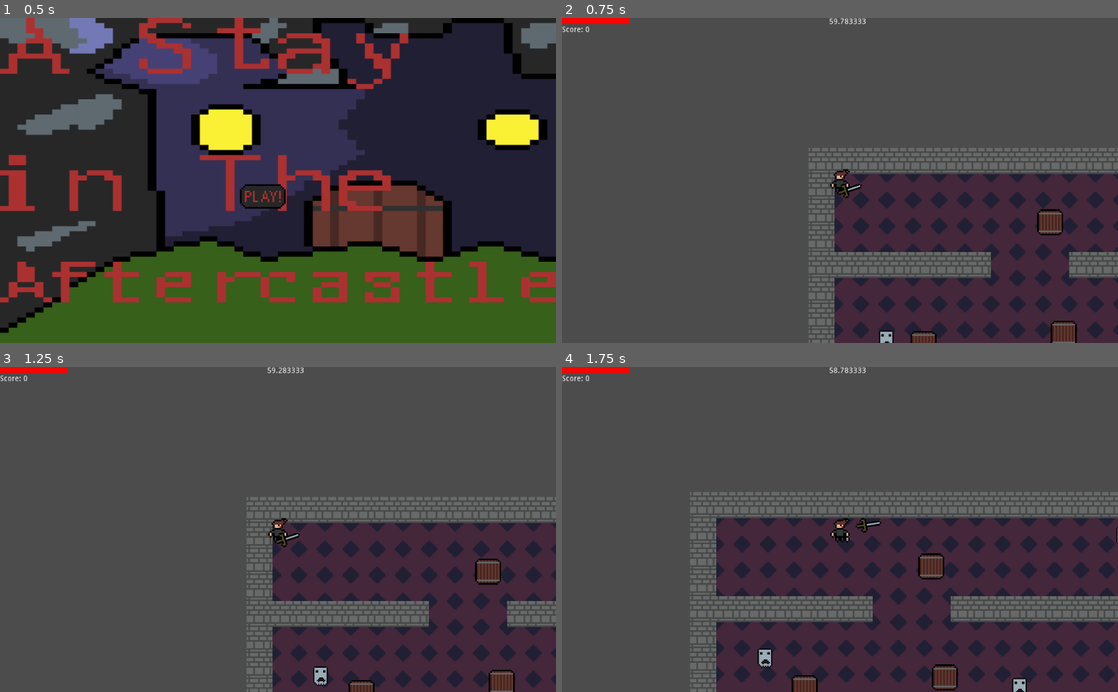
Above: before the commit, frames 1-4 (two rows, left to right).
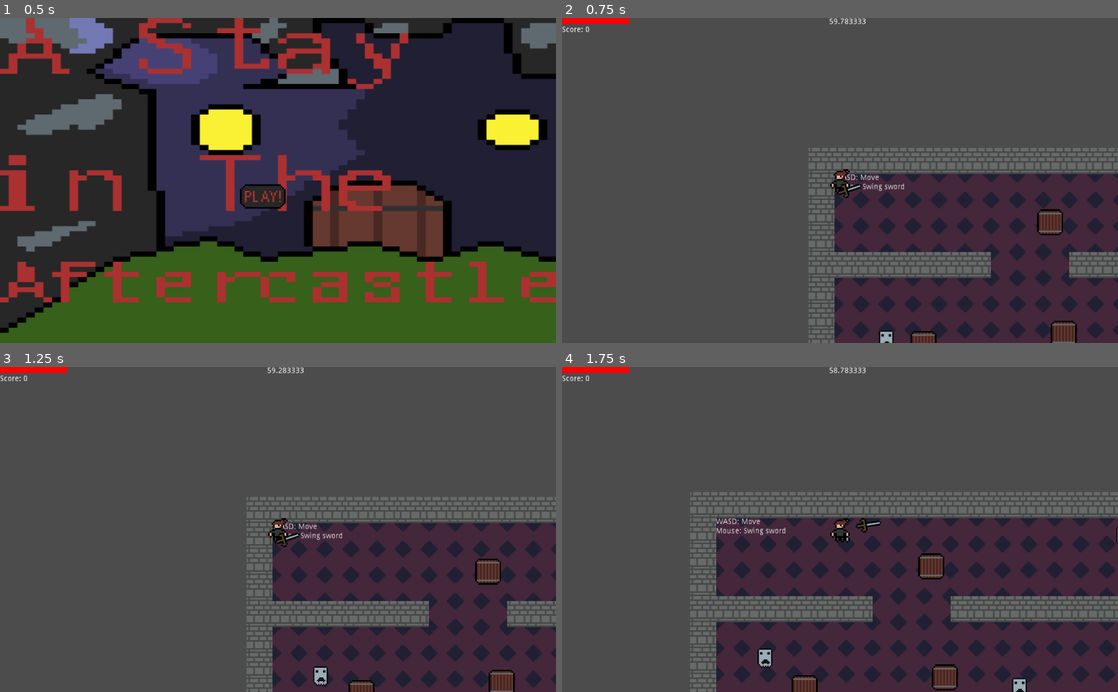
Above: after the commit, the same moments.

Repository: Terminal-Goblin-Games/A-Stay-In-The-AfterCastle
Game: Godot game, scene res://Scenes/Main.tscn
Same seed, same stepped clock (60 frames per second), same inputs: the game is played once before the commit and once after it.
Inputs (mouse positions are in pixels of both pictures, inside the frame that each line leads up to):
- Up to frame 1 (0.5 s): no input
- Up to frame 2 (0.75 s): click (840, 196) at 0.5 s
- Up to frame 3 (1.25 s): no input
- Up to frame 4 (1.75 s): move the mouse to (962, 513) at 1.27 s; hold D (right) from 1.28 s (still down); tap F (attack) at 1.35 s

Frame 1 is identical in both runs. In frame 2, 0.1% of the frame differs, in the area x 49-62%, y 48-54%; in frame 3, 0.1%; in frame 4, 0.2%, in the area x 27-41%, y 46-52%.
Error before the commit: Invalid get index 'global_position' (on base: 'null instance'). (res://Scripts/Player.gd:253)

Commit message:
Added 8 direction movement, and added tutorial labels on each level

Diff:
--- a/Scenes/Level1.tscn
+++ b/Scenes/Level1.tscn
@@ -12,6 +12,17 @@
 cell_size = Vector2( 48, 48 )
 format = 1
 tile_data = PoolIntArray( -65538, 0, 0, -65537, 0, 0, -131072, 0, 0, -131071, 0, 0, -131070, 0, 0, -131069, 0, 0, -1310 …(8687 unchanged characters)…
+
+[node name="Label" type="Label" parent="TileMap"]
+margin_left = -44.3515
+margin_top = -43.9747
+margin_right = 84.6485
+margin_bottom = -12.9747
+text = "WASD: Move
+Mouse: Swing sword"
+__meta__ = {
+"_edit_use_anchors_": true
+}
 
 [node name="Player" parent="." instance=ExtResource( 3 )]
 position = Vector2( -21.2536, 20.982 )
--- a/Scenes/Level2.tscn
+++ b/Scenes/Level2.tscn
@@ -11,6 +11,17 @@
 cell_size = Vector2( 48, 48 )
 format = 1
 tile_data = PoolIntArray( 0, 0, 0, 1, 0, 0, 2, 0, 0, 3, 0, 0, 4, 0, 0, 5, 0, 0, 6, 0, 0, 7, 0, 0, 8, 0, 0, 9, 0, 0, 10, …(4496 unchanged characters)…
+
+[node name="Label" type="Label" parent="TileMap"]
+margin_left = 48.4296
+margin_top = 47.7662
+margin_right = 177.43
+margin_bottom = 78.7662
+text = "WASD: Move
+Mouse: Swing sword"
+__meta__ = {
+"_edit_use_anchors_": false
+}
 
 [node name="Player" parent="." instance=ExtResource( 3 )]
 position = Vector2( 84.3974, 98.4153 )
--- a/Scenes/Level3.tscn
+++ b/Scenes/Level3.tscn
@@ -11,6 +11,17 @@
 cell_size = Vector2( 48, 48 )
 format = 1
 tile_data = PoolIntArray( 0, 0, 0, 1, 0, 0, 2, 0, 0, 3, 0, 0, 4, 0, 0, 5, 0, 0, 6, 0, 0, 7, 0, 0, 8, 0, 0, 9, 0, 0, 10, …(6252 unchanged characters)…
+
+[node name="Label" type="Label" parent="TileMap"]
+margin_left = 229.41
+margin_top = 148.108
+margin_right = 358.41
+margin_bottom = 179.108
+text = "WASD: Move
+Mouse: Swing sword"
+__meta__ = {
+"_edit_use_anchors_": false
+}
 
 [node name="Player" parent="." instance=ExtResource( 3 )]
 position = Vector2( 286.792, 215.524 )
--- a/Scenes/Spawner.tscn
+++ b/Scenes/Spawner.tscn
@@ -6,6 +6,8 @@
 radius = 36.2369
 
 [node name="Spawner" type="Area2D"]
+collision_layer = 7
+collision_mask = 7
 script = ExtResource( 1 )
 
 [node name="CollisionShape2D" type="CollisionShape2D" parent="."]
--- a/Scripts/Player.gd
+++ b/Scripts/Player.gd
@@ -35,6 +35,14 @@
 		if Input.is_action_pressed("right"):
 			dir = Vector2(1,0)
 			set_sprites_and_hb("RIGHT")
+		if Input.is_action_pressed("right") && Input.is_action_pressed("up"):
+			dir = Vector2(1,-1)
+		if Input.is_action_pressed("right") && Input.is_action_pressed("down"):
+			dir = Vector2(1,1)
+		if Input.is_action_pressed("left") && Input.is_action_pressed("down"):
+			dir = Vector2(-1,1)
+		if Input.is_action_pressed("left") && Input.is_action_pressed("up"):
+			dir = Vector2(-1,-1)
 		if Input.is_action_just_pressed("attack"):
 			if dir == Vector2(0,-1):
 				act_state = act_states.ATTACKING_UP
@@ -88,7 +96,8 @@
 				act_states.ATTACKING:
 					$AnimationPlayer.play("Attacking")
 					#attack()
-					swing_sword()
+					#swing_sword()
+					pass
 				act_states.ATTACKING_UP:
 					$AnimationPlayer.play("Attacking_Up")
 					swing_sword()
@@ -137,6 +146,7 @@
 			$CanvasLayer/GameTime.stop()
 			$"CanvasLayer/ GameOverScreen".visible = true
 			$"CanvasLayer/ GameOverScreen/Score".text = String(main.ovr_score)
+			Input.set_mouse_mode(Input.MOUSE_MODE_VISIBLE)
 
 func attack():
 	$Sprite2/Area2D.monitoring = true
@@ -226,7 +236,9 @@
 	$CanvasLayer/NightFinishScreen/OverScore.text = "Overall score: " + String(main.ovr_score)
 	$CanvasLayer/NightFinishScreen.visible = true
 	get_tree().paused = true
+	Input.set_mouse_mode(Input.MOUSE_MODE_VISIBLE)
 	$CanvasLayer/GameTime.stop()
+
 
 
 func _on_NextNight_button_down():
@@ -250,5 +262,6 @@
 	$Rot_pos/Sword_Pos.look_at(get_global_mouse_position())# = get_angle_to(get_global_mouse_position())
 
 func swing_sword():
-	$Rot_pos/Tween.interpolate_property($Rot_pos/Sword_Pos/, "transform/pos",$Rot_pos/QSwing_A.global_position, $Rot_pos/Swing_B.global_position, 1.0, Tween.TRANS_BACK,Tween.EASE_IN)
-	$Rot_pos/Tween.start()
+#	$Rot_pos/Tween.interpolate_property($Rot_pos/Sword_Pos/, "transform/pos",$Rot_pos/QSwing_A.global_position, $Rot_pos/Swing_B.global_position, 1.0, Tween.TRANS_BACK,Tween.EASE_IN)
+#	$Rot_pos/Tween.start()
+	pass
--- a/Scripts/Spawner.gd
+++ b/Scripts/Spawner.gd
@@ -36,6 +36,11 @@
 # Quick and dirty function to see if the spawner can run
 # Currently it will only spawn a max of 30 children
 func check_if_can_spawn():
+	var bodies =  get_overlapping_bodies()
+	var i = 0
+	for body in get_overlapping_bodies():
+		i += 1
+
 	if get_parent().get_child_count() > 30 || player_in:
 		can_spawn = false
 	else:
@@ -43,10 +48,13 @@
 
 # Player being in the spawn area was causing issues. So we no longer let it spawn when the players inside
 func _on_Spawner_body_entered(body):
+	print("Signal off:",player_in)
 	if body.get_name() == "Player":
 		player_in = true
+		print("Made it here")
 
 # Since we want that spawner to keep working after the player leaves we needed to reset the flag to true on player exit
 func _on_Spawner_body_exited(body):
 	if body.get_name() == "Player":
 		player_in = false
+		print("Exiting: ", player_in)
